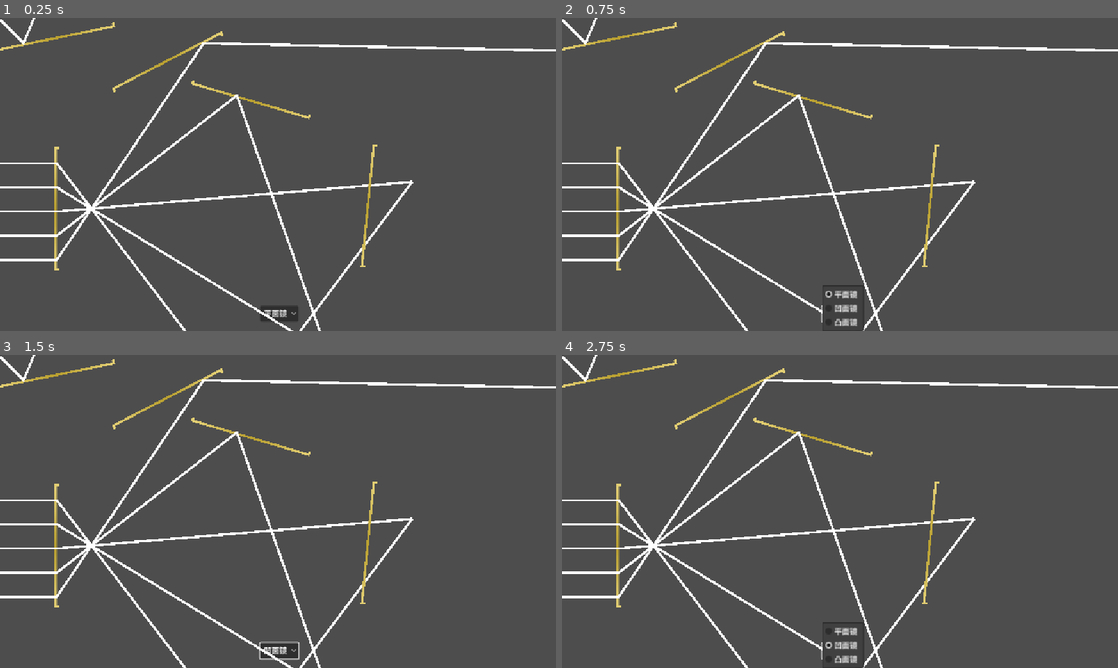
Above: before the commit, frames 1-4 (two rows, left to right).
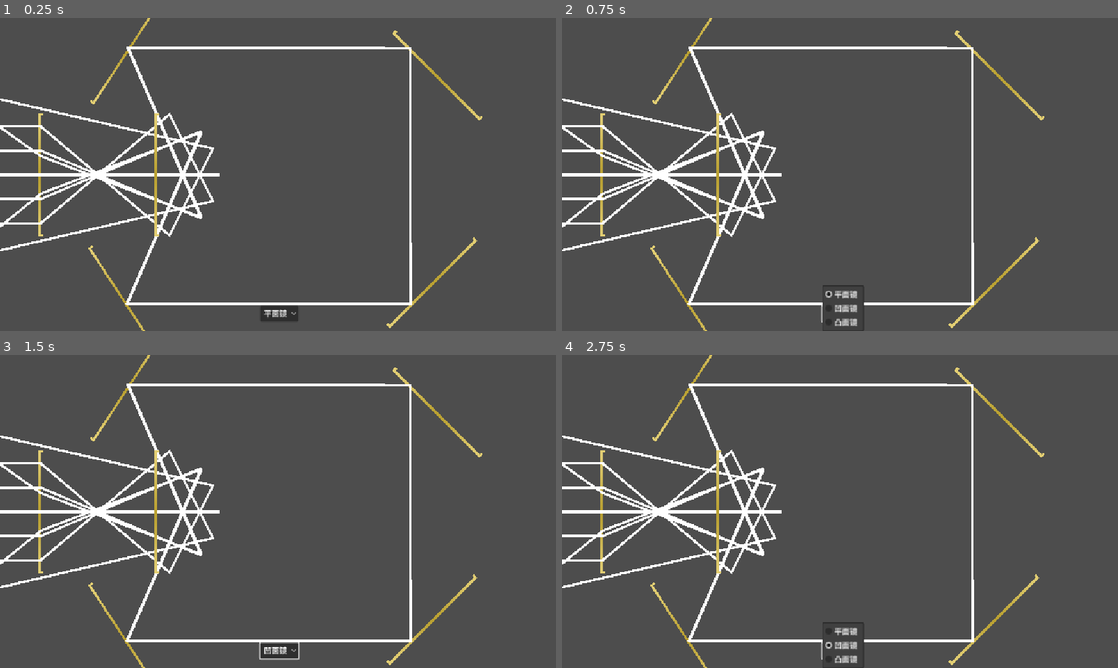
Above: after the commit, the same moments.

Repository: ChickenPige0n/re-flection
Game: Godot game, scene res://scenes/main_game.tscn
Same seed, same stepped clock (60 frames per second), same inputs: the game is played once before the commit and once after it.
Inputs:
- Up to frame 1 (0.25 s): no input
- Up to frame 2 (0.75 s): click "平面镜" at 0.5 s
- Up to frame 3 (1.5 s): click "平面镜" at 1.25 s
- Up to frame 4 (2.75 s): click "凹面镜" at 2 s

The runs differ from the first frame. In frame 1, 9.3% of the frame differs, in the area x 0-100%, y 0-100%; in frame 2, 9.1%; in frame 3, 9.3%; in frame 4, 9.1%.

Commit message:
feat: optimize main scene

Diff:
--- a/scenes/main_game.tscn
+++ b/scenes/main_game.tscn
@@ -18,81 +18,82 @@
 grow_horizontal = 1
 grow_vertical = 1
 
+[node name="Mirror5" type="Sprite2D" parent="."]
+texture_filter = 1
+position = Vector2(894, 547)
+rotation = -0.785398
+scale = Vector2(1, 1)
+texture = ExtResource("2_0rdsr")
+script = ExtResource("1_s3esy")
+
 [node name="Mirror" type="Sprite2D" parent="."]
 texture_filter = 1
-position = Vector2(347, 90)
-rotation = -3.6186
+position = Vector2(906, 118)
+rotation = 0.785398
 texture = ExtResource("2_0rdsr")
 script = ExtResource("1_s3esy")
 
 [node name="Mirror2" type="Sprite2D" parent="."]
 texture_filter = 1
-position = Vector2(111, 39)
-rotation = 6.08349
+position = Vector2(256, 580)
+rotation = 7.27241
 texture = ExtResource("2_0rdsr")
 script = ExtResource("1_s3esy")
 
 [node name="Mirror3" type="Sprite2D" parent="."]
 texture_filter = 1
-position = Vector2(519, 168)
-rotation = 0.285356
+position = Vector2(260, 69)
+rotation = -0.988787
 texture = ExtResource("2_0rdsr")
 script = ExtResource("1_s3esy")
 
-[node name="Light" type="Line2D" parent="."]
-points = PackedVector2Array(0, 3.305, 48.3707, 51.6757, 424.863, -874.744)
-width = 5.0
-script = ExtResource("1_72e8q")
-direction = Vector2(0.707107, 0.707107)
-starting_pos = Vector2(0, 3.305)
-
 [node name="Convex" type="Sprite2D" parent="."]
-position = Vector2(117, 394)
+position = Vector2(84.21, 324)
 rotation = 1.5708
 texture = ExtResource("2_0rdsr")
 script = ExtResource("5_ipu61")
-focus = 71.935
+focus = 118.23
 
-[node name="Light3" type="Line2D" parent="."]
-points = PackedVector2Array(0, 350, 117, 350, 970.068, 871.8)
+[node name="Light2" type="Line2D" parent="."]
+points = PackedVector2Array(0, 224, 84.21, 224, 350.694, 449.395, 440.828, 269.521, -533.52, 44.4748)
 width = 5.0
 script = ExtResource("1_72e8q")
 direction = Vector2(1, 0)
-starting_pos = Vector2(0, 350)
+starting_pos = Vector2(0, 224)
 
-[node name="Light4" type="Line2D" parent="."]
-points = PackedVector2Array(0, 400, 117, 400, 853.33, 338.589, 253.31, 1138.57)
+[node name="Light3" type="Line2D" parent="."]
+points = PackedVector2Array(0, 274, 84.21, 274, 415.791, 414.227, 264.384, 62.3382, 850.073, 62.0734, 849.834, 591.166, 263.515, 591.431, 417.434, 235.457, 84.21, 362.836, -695.554, 988.911)
 width = 5.0
 script = ExtResource("1_72e8q")
 direction = Vector2(1, 0)
-starting_pos = Vector2(0, 400)
+starting_pos = Vector2(0, 274)
 
-[node name="Light2" type="Line2D" parent="."]
-points = PackedVector2Array(0, 300, 117, 300, 724.724, 1094.15)
+[node name="Light4" type="Line2D" parent="."]
+points = PackedVector2Array(0, 324, 84.21, 324, 453, 324, 84.21, 324, -915.79, 324)
 width = 5.0
 script = ExtResource("1_72e8q")
 direction = Vector2(1, 0)
-starting_pos = Vector2(0, 300)
+starting_pos = Vector2(0, 324)
 
-[node name="Light6" type="Line2D" parent="."]
-points = PackedVector2Array(0, 500, 117, 500, 421.301, 51.6, 1421.09, 72.1349)
+[node name="Light5" type="Line2D" parent="."]
+points = PackedVector2Array(0, 374, 84.21, 374, 415.791, 233.773, 262.54, 589.948, 850.269, 590.732, 849.563, 61.5626, 265.407, 60.7833, 417.482, 412.493, 84.21, 285.511, -732.5, -291.538)
 width = 5.0
 script = ExtResource("1_72e8q")
 direction = Vector2(1, 0)
-starting_pos = Vector2(0, 500)
+starting_pos = Vector2(0, 374)
 
-[node name="Light5" type="Line2D" parent="."]
-points = PackedVector2Array(0, 450, 117, 450, 490.128, 159.53, 822.304, 1102.75)
+[node name="Light6" type="Line2D" parent="."]
+points = PackedVector2Array(0, 424, 84.21, 424, 350.694, 198.605, 440.828, 378.479, -533.52, 603.526)
 width = 5.0
 script = ExtResource("1_72e8q")
 direction = Vector2(1, 0)
-starting_pos = Vector2(0, 450)
+starting_pos = Vector2(0, 424)
 
 [node name="Mirror4" type="Sprite2D" parent="."]
 texture_filter = 1
-position = Vector2(764, 388)
-rotation = 14.2347
+position = Vector2(325, 324)
+rotation = 1.5708
 texture = ExtResource("2_0rdsr")
 script = ExtResource("6_ygxny")
-radius = -102.085
+radius = -128.0
 radius_color = Color(0.658734, 0.367231, 0.597315, 1)
